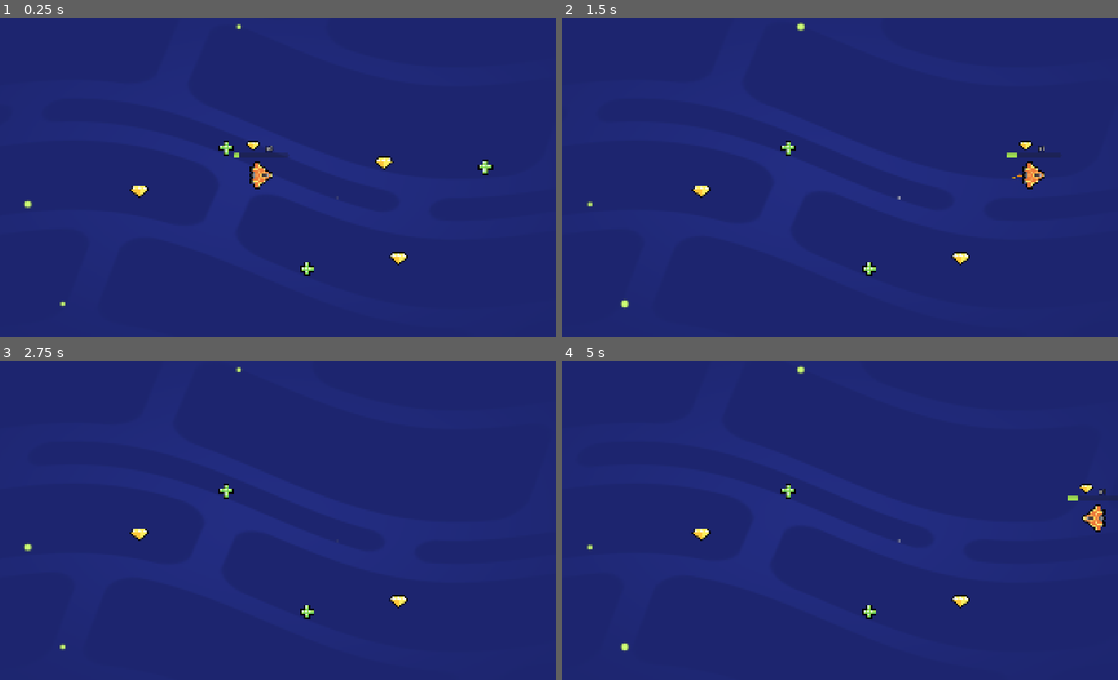
Above: before the commit, frames 1-4 (two rows, left to right).
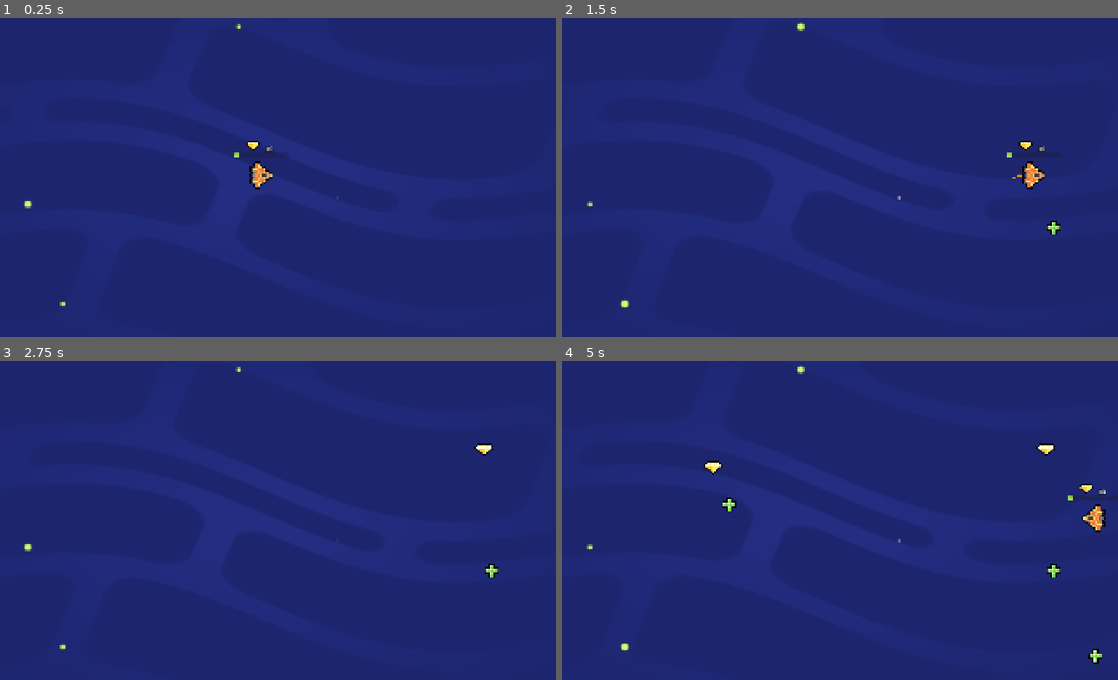
Above: after the commit, the same moments.

Repository: Jasongda/M05-Loot-It-All
Game: Godot game, scene res://lessons/space_level.tscn
Same seed, same stepped clock (60 frames per second), same inputs: the game is played once before the commit and once after it.
Inputs (mouse positions are in pixels of both pictures, inside the frame that each line leads up to):
- Up to frame 1 (0.25 s): no input
- Up to frame 2 (1.5 s): tap Enter at 0.5 s; move the mouse to (956, 158) at 0.52 s; hold D (move_right) 0.53-1.25 s; tap Z at 0.6 s; click (956, 158) at 0.67 s; tap Space at 0.77 s; drag from (712, 190) to (973, 174) at 1.27 s
- Up to frame 3 (2.75 s): move the mouse to (322, 443) at 2.02 s; hold D (move_right) from 2.03 s (still down); tap Z at 2.1 s
- Up to frame 4 (5 s): release D (move_right) at 2.75 s; tap Space at 2.75, 3.77, 4.25 s; drag from (795, 581) to (701, 533) at 2.77 s; tap Enter at 3.5 s; move the mouse to (1001, 565) at 3.52 s; hold A (move_left) 3.53-4.25 s; tap Z at 3.6 s; drag from (650, 466) to (701, 533) at 4.27 s

The runs differ from the first frame. In frame 1, 0.5% of the frame differs, in the area x 23-89%, y 38-81%; in frame 2, 0.4%; in frame 3, 0.5%; in frame 4, 0.8%, in the area x 23-98%, y 25-95%.
Error after the commit: Invalid access to property or key 'timeout' on a base object of type 'null instance'. (res://lessons/random_item_placer.gd:5)

Commit message:
M5L7 Completed

Diff:
--- /dev/null
+++ b/lessons/random_item_placer.gd
@@ -0,0 +1,22 @@
+extends Node2D
+
+
+func _ready() -> void:
+	get_node("Timer").timeout.connect(_on_timer_timeout)
+
+
+func _on_timer_timeout() -> void:
+	var random_item_scene: PackedScene = item_scenes.pick_random()
+	var item_instance := random_item_scene.instantiate()
+	add_child(item_instance)
+	var viewport_size := get_viewport_rect().size
+	var random_position := Vector2(0.0, 0.0)
+	random_position.x = randf_range(0.0, viewport_size.x)
+	random_position.y = randf_range(0.0, viewport_size.y)
+	item_instance.position = random_position
+
+
+var item_scenes := [
+	preload("gem.tscn"),
+	preload("health_pack.tscn")
+]
--- /dev/null
+++ b/lessons/random_item_placer.tscn
@@ -0,0 +1,9 @@
+[gd_scene load_steps=2 format=3 uid="uid://0uu76vxlq51l"]
+
+[ext_resource type="Script" uid="uid://d27uvve8l0ely" path="res://lessons/random_item_placer.gd" id="1_udp8l"]
+
+[node name="RandomItemPlacer" type="Node2D"]
+script = ExtResource("1_udp8l")
+
+[node name="Timer" type="Timer" parent="."]
+autostart = true
--- a/lessons/space_level.tscn
+++ b/lessons/space_level.tscn
@@ -1,12 +1,13 @@
 [gd_scene load_steps=6 format=3 uid="uid://btkjymc78ap8d"]
 
+[ext_resource type="Script" uid="uid://d27uvve8l0ely" path="res://lessons/random_item_placer.gd" id="1_dru4e"]
 [ext_resource type="PackedScene" uid="uid://dmv50krf4bo5r" path="res://lessons/ship.tscn" id="2_2j1u5"]
 [ext_resource type="Script" uid="uid://bwkr2t4ku15qq" path="res://lessons/ship.gd" id="2_4rc43"]
 [ext_resource type="PackedScene" uid="uid://bxfevggvxo634" path="res://assets/background/space_background.tscn" id="3_e6xy1"]
-[ext_resource type="PackedScene" uid="uid://o1ca06m0k4bk" path="res://lessons/health_pack.tscn" id="3_etm7e"]
-[ext_resource type="PackedScene" uid="uid://4clsvdvuyocx" path="res://lessons/gem.tscn" id="5_dru4e"]
+[ext_resource type="PackedScene" uid="uid://0uu76vxlq51l" path="res://lessons/random_item_placer.tscn" id="5_kd2gs"]
 
 [node name="Level" type="Node2D"]
+script = ExtResource("1_dru4e")
 
 [node name="Ship" parent="." instance=ExtResource("2_2j1u5")]
 position = Vector2(946, 546)
@@ -14,20 +15,4 @@
 
 [node name="SpaceBackground" parent="." instance=ExtResource("3_e6xy1")]
 
-[node name="HealthPack" parent="." instance=ExtResource("3_etm7e")]
-position = Vector2(1687, 519)
-
-[node name="HealthPack2" parent="." instance=ExtResource("3_etm7e")]
-position = Vector2(831, 456)
-
-[node name="HealthPack3" parent="." instance=ExtResource("3_etm7e")]
-position = Vector2(1099, 855)
-
-[node name="Gem" parent="." instance=ExtResource("5_dru4e")]
-position = Vector2(544, 599)
-
-[node name="Gem2" parent="." instance=ExtResource("5_dru4e")]
-position = Vector2(1352, 506)
-
-[node name="Gem3" parent="." instance=ExtResource("5_dru4e")]
-position = Vector2(1401, 821)
+[node name="RandomItemPlacer" parent="." instance=ExtResource("5_kd2gs")]
Not shown, added: lessons/random_item_placer.gd.uid
